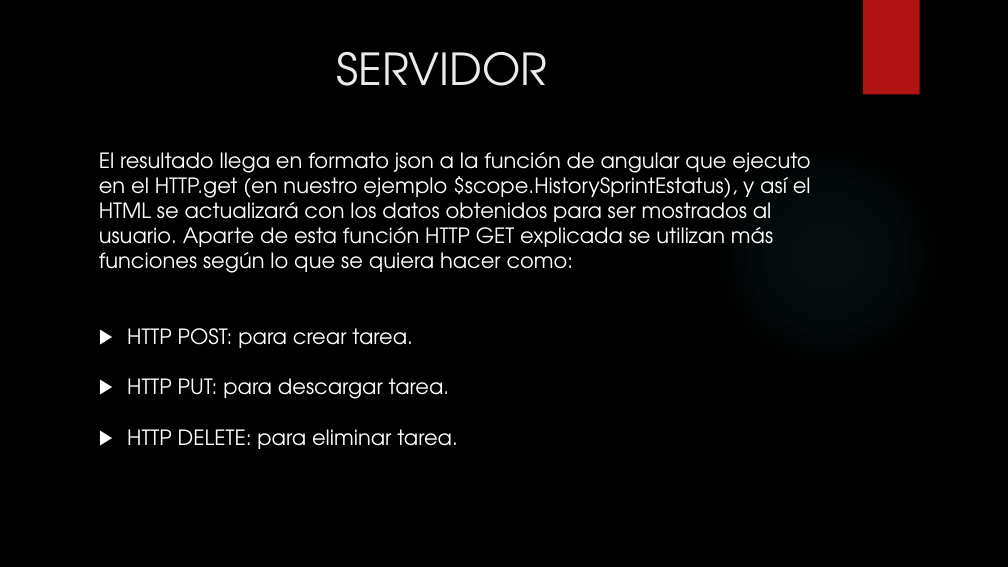
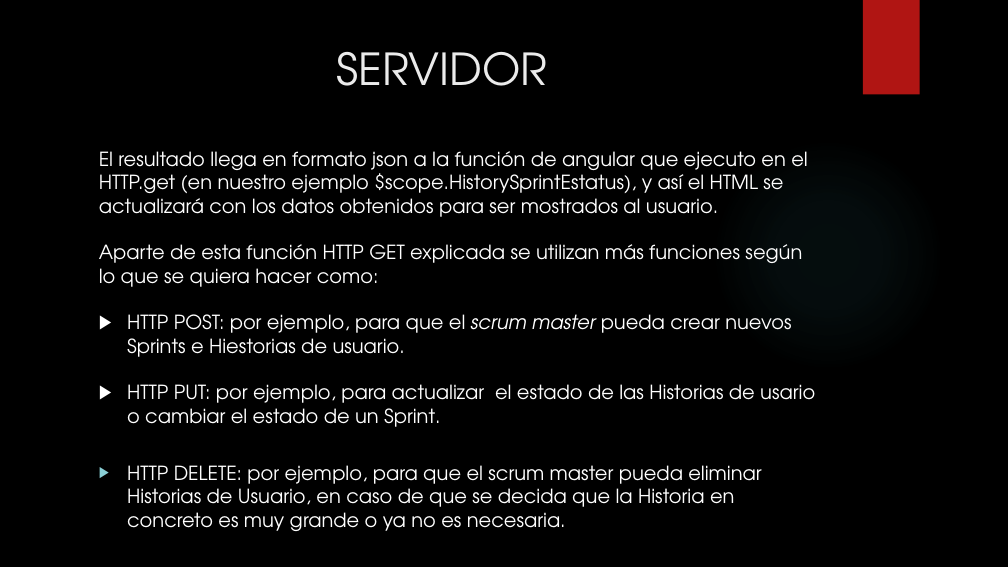
Before and after one commit to pesaura/LaboratorioTrabajo, a slide deck: slide 12 of LABORATORIO DE INGENIERIA.pptx. Drawn at 1008x567 pixels with LibreOffice and Linux fonts; fonts in the diff are those of the drawing; background and template pictures are left out. Boxes give left, top, right and bottom in pixels: in the first picture for what was removed or moved away, otherwise in the second. Text is boxed around its words. In the diff, an @@ line names an element or a change of style, - is before the commit and + after.

```diff
--- a/LABORATORIO DE INGENIERIA.pptx
+++ b/LABORATORIO DE INGENIERIA.pptx
@@ text at [99,151,815,531]: text changed; size 20 to 18.5 pt @@
-El resultado llega en formato json a la función de angular que ejecuto en el HTTP.get (en nuestro ejemplo $scope.HistorySprintEstatus), y así el HTML se actualizará con los datos obtenidos para ser mostrados al usuario. Aparte de esta función HTTP GET explicada se utilizan más funciones según lo que se quiera hacer como:
-▶ HTTP POST: para crear tarea.
-▶ HTTP PUT: para descargar tarea.
-▶ HTTP DELETE: para eliminar tarea.
+El resultado llega en formato json a la función de angular que ejecuto en el HTTP.get (en nuestro ejemplo $scope.HistorySprintEstatus), y así el HTML se actualizará con los datos obtenidos para ser mostrados al usuario.
+Aparte de esta función HTTP GET explicada se utilizan más funciones según lo que se quiera hacer como:
+▶ HTTP POST: por ejemplo, para que el scrum master pueda crear nuevos Sprints e Hiestorias de usuario.
+▶ HTTP PUT: por ejemplo, para actualizar el estado de las Historias de usario o cambiar el estado de un Sprint.
+▶ HTTP DELETE: por ejemplo, para que el scrum master pueda eliminar Historias de Usuario, en caso de que se decida que la Historia en concreto es muy grande o ya no es necesaria.
```
Also in this commit, not shown: 11 other slides changed, 1 slide added.
